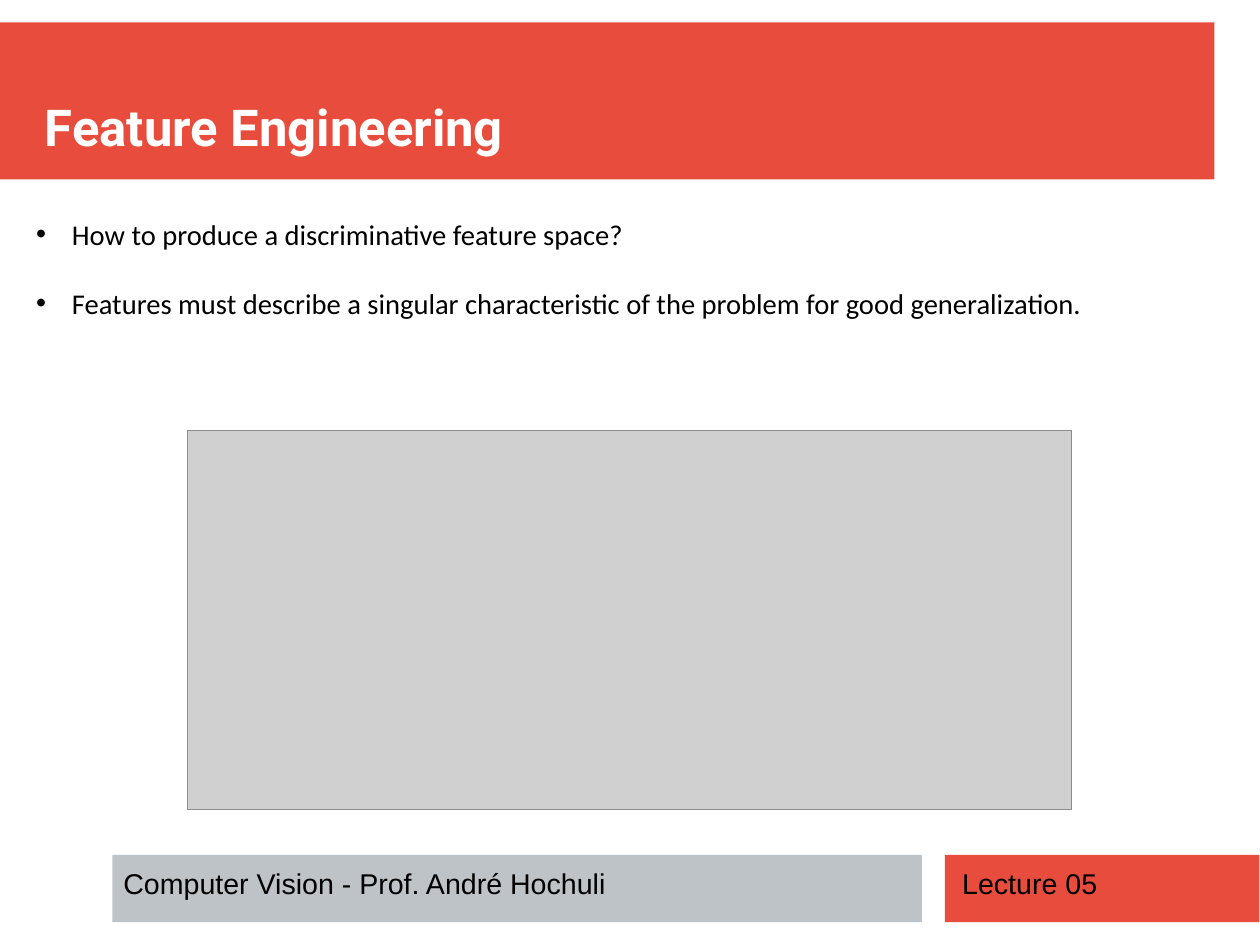
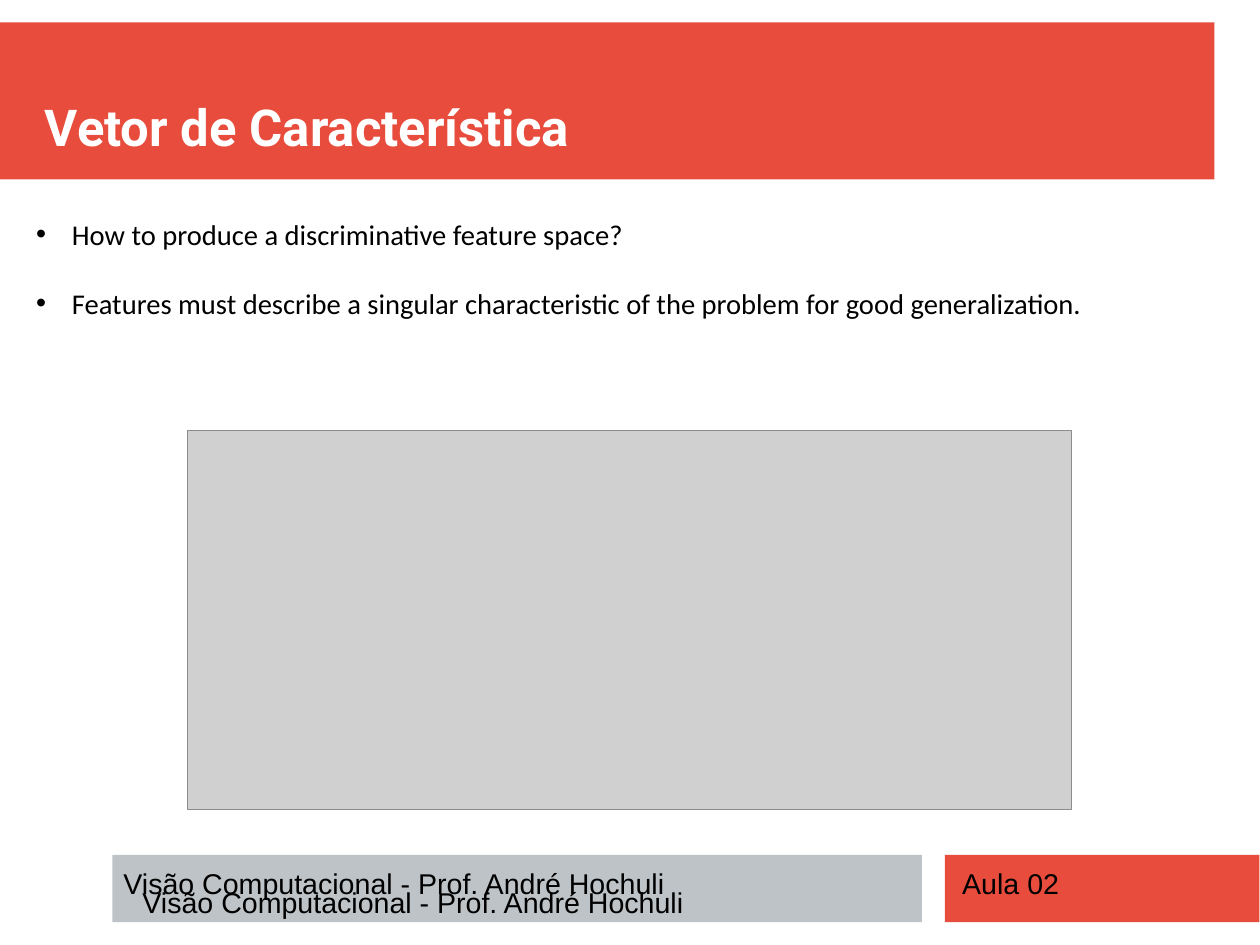
Before and after one commit to andrehochuli/teaching, a slide deck: slide 37 of Visão Computacional/Aula 02 - Filtros e Extração de Características/Aula 02 - Filtros e Extração de Características.pptx (slide 34 before the commit). Drawn at 1260x945 pixels with LibreOffice and Linux fonts; fonts in the diff are those of the drawing; grey boxes stand for pictures. Boxes give left, top, right and bottom in pixels: in the first picture for what was removed or moved away, otherwise in the second. Text is boxed around its words. In the diff, an @@ line names an element or a change of style, - is before the commit and + after.

Commit message:
Update Aula 02

```diff
--- a/Visão Computacional/Aula 02 - Filtros e Extração de Características/Aula 02 - Filtros e Extração de Características.pptx
+++ b/Visão Computacional/Aula 02 - Filtros e Extração de Características/Aula 02 - Filtros e Extração de Características.pptx
@@ text at bbox=[45, 108, 570, 147]: text changed @@
-Feature Engineering
+Vetor de Característica
@@ text added at bbox=[123, 873, 664, 900], 18 pt, text #000000 @@
+Visão Computacional - Prof. André Hochuli
@@ text at bbox=[142, 891, 683, 919]: text changed @@
-Computer Vision - Prof. André Hochuli
+Visão Computacional - Prof. André Hochuli
@@ text at bbox=[962, 873, 1059, 895]: text changed @@
-Lecture 05
+Aula 02
```
Also in this commit, not shown: 33 other slides changed, 4 slides added, 1 slide removed, 2 other files.
